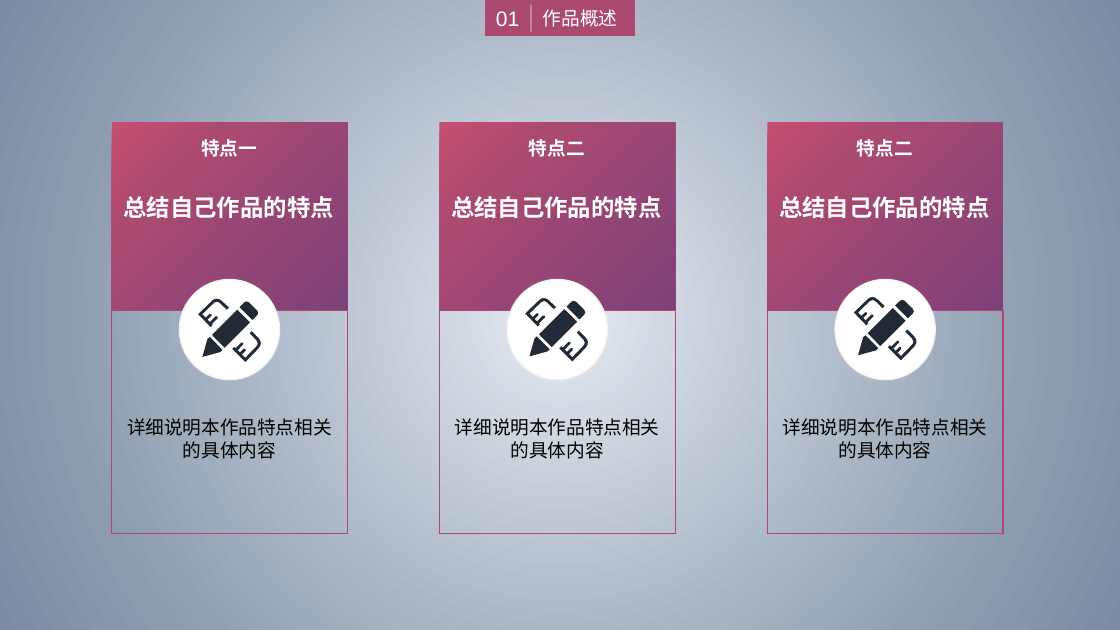
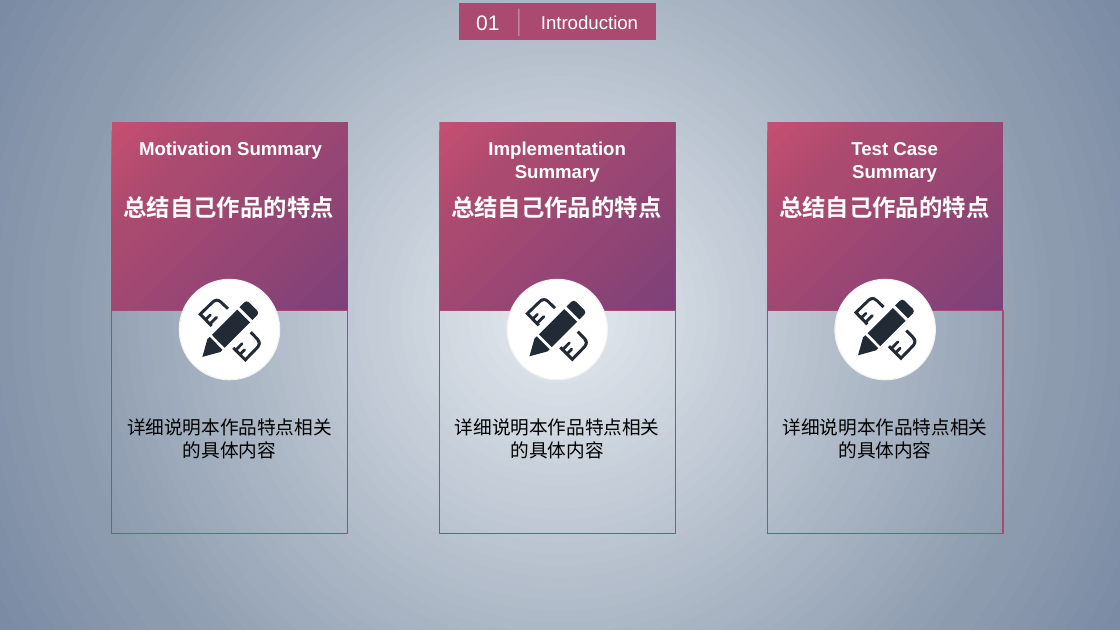
Before and after one commit to zhuangzhuang131419/McGill, a slide deck: slide 4 of COMP396/Presentation.pptx. Drawn at 1120x630 pixels with LibreOffice and Linux fonts; fonts in the diff are those of the drawing. Boxes give left, top, right and bottom in pixels: in the first picture for what was removed or moved away, otherwise in the second. Text is boxed around its words. In the diff, an @@ line names an element or a change of style, - is before the commit and + after.

Commit message:
Finish Preface and introduction

```diff
--- a/COMP396/Presentation.pptx
+++ b/COMP396/Presentation.pptx
@@ text "01": place and size @@
-text "01" at <box>496,11,519,26</box>
+text "01" at <box>476,15,499,30</box>
@@ rectangle: place and size @@
-rectangle at <box>486,0,634,35</box>
+rectangle at <box>460,4,656,39</box>
@@ line moved from (531, 5) - (531, 31) to (519, 9) - (519, 35) @@
@@ text at <box>541,15,638,29</box>: text changed @@
-作品概述
+Introduction
@@ text at <box>139,141,322,159</box>: text changed @@
-特点一
+Motivation Summary
@@ text at <box>488,141,625,182</box>: text changed @@
-特点二
+Implementation
+Summary
@@ text at <box>851,142,938,182</box>: text changed @@
-特点二
+Test Case
+Summary
```
Also in this commit, not shown: 8 other slides changed, 2 slides added, 2 slides removed.
